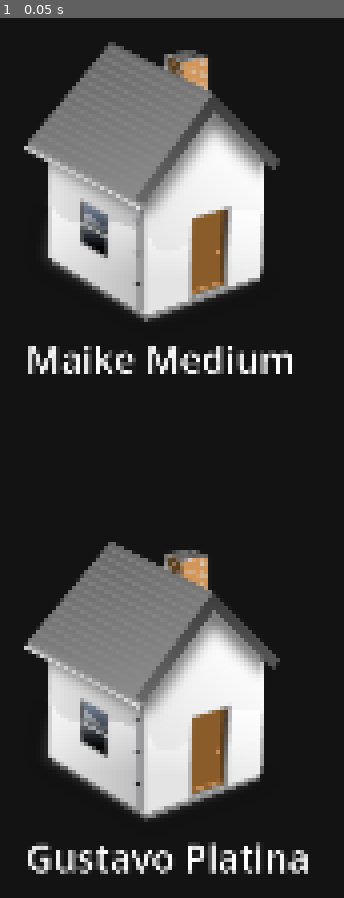
Above: before the commit, frame 1.
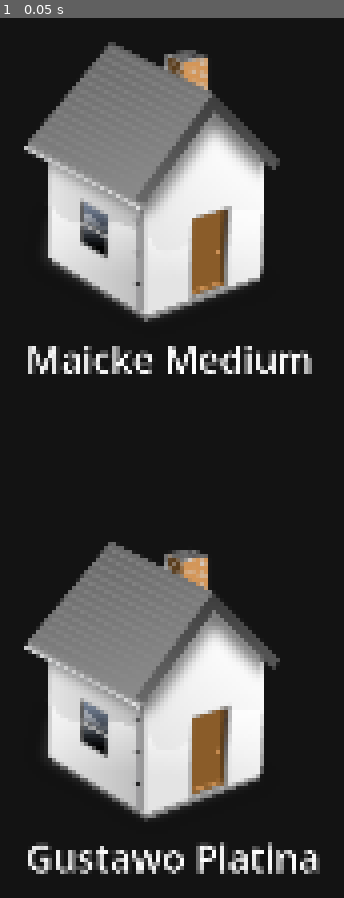
Above: after the commit, the same moment.

Repository: Shykaro/SimulatedAI
Game: Godot game, scene res://Scenes/npc visualization.tscn
Same seed, same stepped clock (60 frames per second), same inputs: the game is played once before the commit and once after it.
Inputs:
- Up to frame 1 (0.05 s): no input

The runs differ from the first frame. In frame 1, 2.3% of the frame differs, in the area x 26-94%, y 37-98%.

Commit message:
Allow calls if first name is same

Diff:
--- a/GodotProject/Scripts/GameManager.gd
+++ b/GodotProject/Scripts/GameManager.gd
@@ -9,17 +9,17 @@
 func _ready():
 	#NPCManager.create_npc("Maike Klein", "Maike", Vector2(500,200))
 	#NPCManager.create_npc("Gustavo Silva", "Gustavo", Vector2(500,800))
-	#NPCManager.create_npc("Maike Groß", "Maike", Vector2(200,350))
-	#NPCManager.create_npc("Gustavo Golda", "Gustavo", Vector2(200,650))
-	NPCManager.create_npc("Maike Medium", "Maike", Vector2(800,350))
-	NPCManager.create_npc("Gustavo Platina", "Gustavo", Vector2(800,650))
+	#NPCManager.create_npc("Maique Groß", "Maike", Vector2(200,350))
+	#NPCManager.create_npc("Gustavi Golda", "Gustavo", Vector2(200,650))
+	NPCManager.create_npc("Maicke Medium", "Maike", Vector2(800,350))
+	NPCManager.create_npc("Gustawo Platina", "Gustavo", Vector2(800,650))
 
 
 # Called every frame. 'delta' is the elapsed time since the previous frame.
 func _process(_delta):
 	time_count += 1
 	if(time_count==150000000): time_count = 0 #so that int doesnt overflow
-	if(time_count%500==0):
+	if(time_count%100==0):
 		if(check_npcs_thinking()):
 			time_count -=1
 		else:
--- a/GodotProject/Scripts/NPC.gd
+++ b/GodotProject/Scripts/NPC.gd
@@ -30,7 +30,7 @@
 				conversation_partner = _npc
 				conversation_partner.conversation_partner = self
 				_add_line2D() #adds line from self to conversation partner
-				var init_message = "You are talking to "+conversation_partner.name+" on the phone. What do you say?"
+				var init_message = "You have chosen to call "+conversation_partner.name+". You are now on the phone. What do you say?"
 				request_answer(init_message)
 				is_choosing = false
 
@@ -46,7 +46,7 @@
 	else: mind.activity_context.append(_dict["message"]["content"])
 	if(is_choosing): #while choosing who to call
 		for _npc: NPC in NPCManager.npc_list:
-			if(_npc.name == reply_string):
+			if(_npc.name == reply_string or (_npc.name.split(" ")[0] == reply_string.split(" ")[0])):
 				_establish_communication(_npc)
 		if(conversation_partner==null):
 			print("No NPC was chosen")
